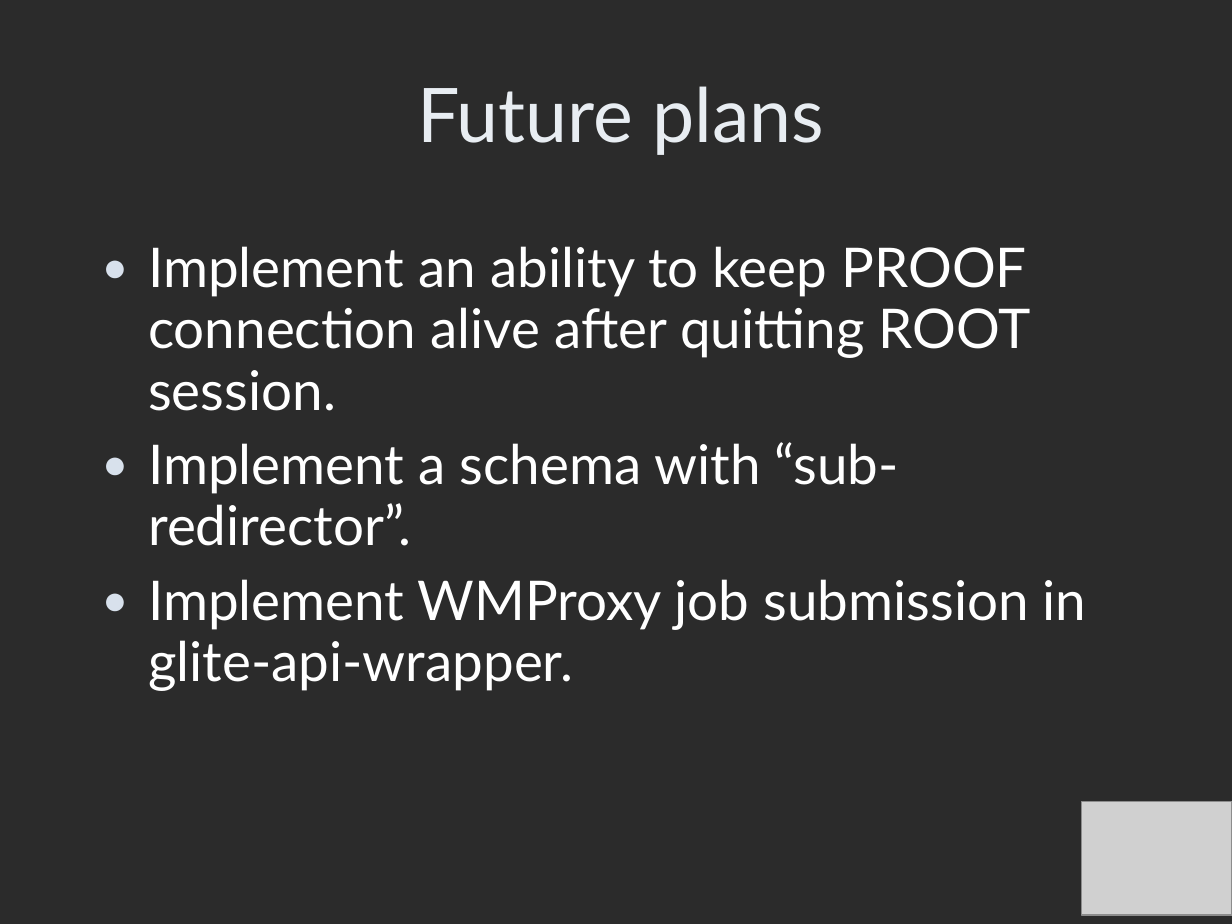
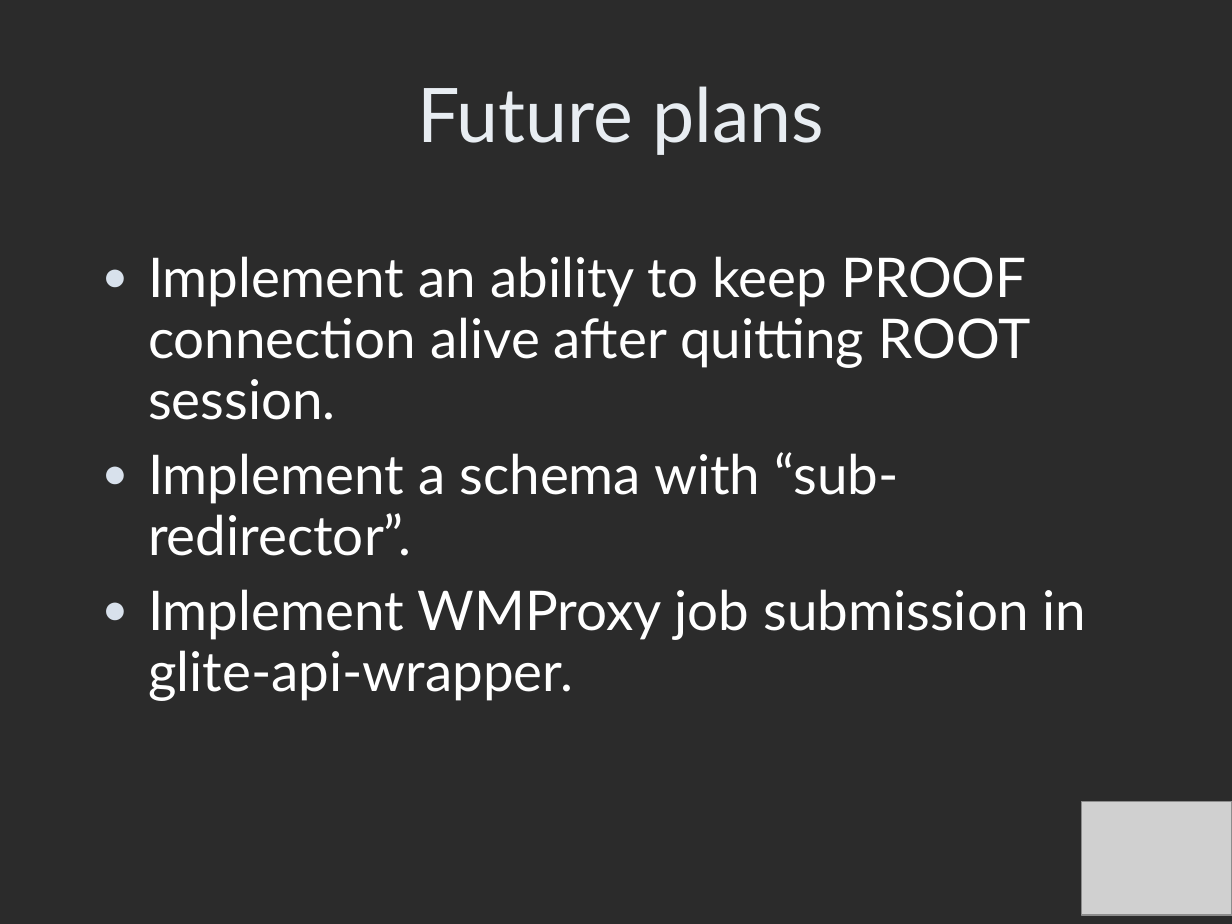
Before and after one commit to AnarManafov/PoDDocumentation, a slide deck: slide 9 of HEPCG-Workshops/2007-Jun/HEPCG-Workshops-2007-Jun(GSI).ppt. Drawn at 1232x924 pixels with LibreOffice and Linux fonts; fonts in the diff are those of the drawing; grey boxes stand for pictures; background and template pictures are left out; a plain dark background stands for a picture behind light text. Boxes give left, top, right and bottom in pixels: in the first picture for what was removed or moved away, otherwise in the second. Text is boxed around its words. In the diff, an @@ line names an element or a change of style, - is before the commit and + after.

```diff
--- a/HEPCG-Workshops/2007-Jun/HEPCG-Workshops-2007-Jun(GSI).ppt
+++ b/HEPCG-Workshops/2007-Jun/HEPCG-Workshops-2007-Jun(GSI).ppt
@@ text "Implement an ability to keep ...": place and size @@
-text "Implement an ability to keep ..." at <box>148,246,1087,691</box>
+text "Implement an ability to keep ..." at <box>148,256,1087,701</box>
```
Also in this commit, not shown: 3 other slides changed, 1 other file.
